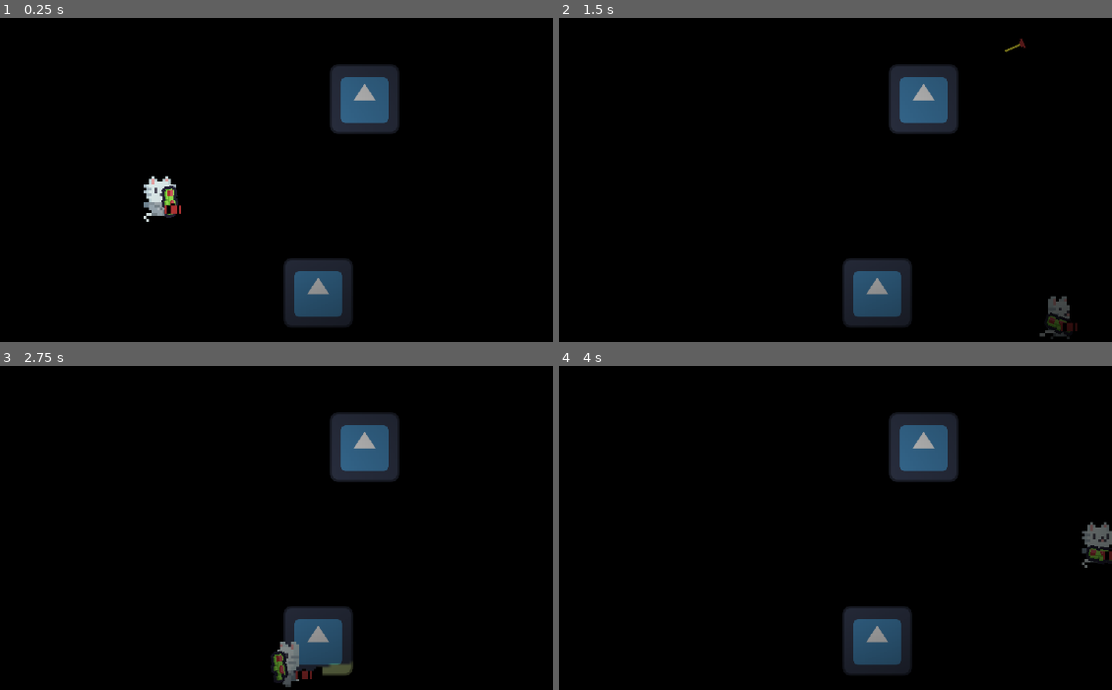
Above: before the commit, frames 1-4 (two rows, left to right).
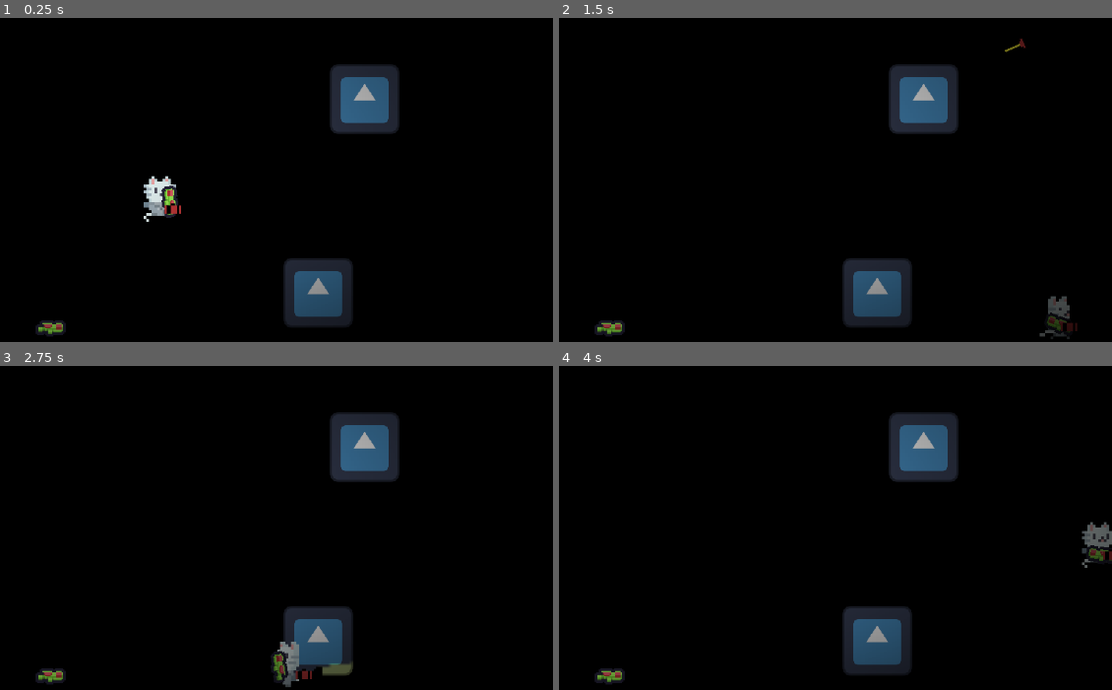
Above: after the commit, the same moments.

Repository: TLeTu/Jam02-Kitty-Night
Game: Godot game, scene res://Nodes/game.tscn
Two runs of this game, one before a commit and one after it. Both use one fixed random seed, a clock stepped at 60 frames per second and the inputs below. The engine's default icon, where the game draws it, is replaced by a stand-in: a white triangle on a blue panel in a dark square.
Inputs (mouse positions are in pixels of both pictures, inside the frame that each line leads up to):
- Up to frame 1 (0.25 s): no input
- Up to frame 2 (1.5 s): move the mouse to (890, 99) at 0.52 s; hold D (MoveRight) from 0.53 s (still down); click (890, 99) at 0.6 s; tap Space (Jump) at 0.77 s; move the mouse to (559, 144) at 1.27 s; click (559, 144) at 1.35 s
- Up to frame 3 (2.75 s): tap Space (Jump) at 1.52 s; move the mouse to (237, 372) at 2.02 s; release D (MoveRight) at 2.03 s; hold A (MoveLeft) from 2.03 s (still down); click (237, 372) at 2.1 s
- Up to frame 4 (4 s): move the mouse to (680, 557) at 2.77 s; release A (MoveLeft) at 2.78 s; hold D (MoveRight) from 2.78 s (still down); click (680, 557) at 2.85 s; tap Space (Jump) at 3.02, 3.77 s; move the mouse to (957, 534) at 3.52 s; click (957, 534) at 3.6 s

The runs differ from the first frame. In frame 1, 0.2% of the frame differs, in the area x 6-12%, y 93-99%; in frame 2, 0.2%; in frame 3, 0.2%; in frame 4, 0.2%.

Commit message:
Fix vent monster timer logic
Forget to stop timer when push state

Diff:
--- a/Nodes/game.tscn
+++ b/Nodes/game.tscn
@@ -6,6 +6,7 @@
 [ext_resource type="PackedScene" uid="uid://ld67y88nc70g" path="res://Nodes/vent_monster.tscn" id="4_65h8a"]
 [ext_resource type="PackedScene" uid="uid://fe4nciqkjdv1" path="res://Nodes/flash_light.tscn" id="5_y4ngv"]
 [ext_resource type="Texture2D" uid="uid://vgn16yrbwnii" path="res://Sprites/black.png" id="6_0txx3"]
+[ext_resource type="PackedScene" uid="uid://cgs8fomjtofol" path="res://Nodes/gun_pickup.tscn" id="7_jlykt"]
 
 [sub_resource type="WorldBoundaryShape2D" id="WorldBoundaryShape2D_cduvv"]
 
@@ -85,3 +86,6 @@
 position = Vector2(-72, 7.49999)
 scale = Vector2(6.96875, 2.85938)
 texture = SubResource("GradientTexture2D_lytcl")
+
+[node name="gun_pickup" parent="." instance=ExtResource("7_jlykt")]
+position = Vector2(-40, 76)
--- /dev/null
+++ b/Nodes/gun_pickup.tscn
@@ -0,0 +1,22 @@
+[gd_scene load_steps=4 format=3 uid="uid://cgs8fomjtofol"]
+
+[ext_resource type="Script" path="res://_Scripts/Unit/GunPickup.gd" id="1_oyhl4"]
+[ext_resource type="Texture2D" uid="uid://dw6u4ptm6pal1" path="res://Sprites/28.png" id="1_w0d0g"]
+
+[sub_resource type="RectangleShape2D" id="RectangleShape2D_ejyf3"]
+size = Vector2(12, 6.5)
+
+[node name="gun_pickup" type="Area2D"]
+collision_layer = 2
+script = ExtResource("1_oyhl4")
+
+[node name="Sprite2D" type="Sprite2D" parent="."]
+scale = Vector2(0.5, 0.5)
+texture = ExtResource("1_w0d0g")
+
+[node name="CollisionShape2D" type="CollisionShape2D" parent="."]
+position = Vector2(0, -0.25)
+shape = SubResource("RectangleShape2D_ejyf3")
+
+[connection signal="body_entered" from="." to="." method="_on_body_entered"]
+[connection signal="body_exited" from="." to="." method="_on_body_exited"]
--- /dev/null
+++ b/_Scripts/Unit/GunPickup.gd
@@ -0,0 +1,19 @@
+extends Area2D
+
+var _playerIn = false
+var _player
+
+func _process(delta: float) -> void:
+	if Input.is_action_just_pressed("Pickup") and _playerIn and _player != null:
+		if _player._is_holding_item():
+			print("yes")
+		else:
+			print("no")
+
+func _on_body_entered(body: Node2D) -> void:
+	_playerIn = true
+	_player = body
+
+func _on_body_exited(body: Node2D) -> void:
+	_playerIn = false
+	_player = null
--- a/_Scripts/Unit/Player.gd
+++ b/_Scripts/Unit/Player.gd
@@ -4,8 +4,10 @@
 @export var _runSpeed : float = 130
 @export var _maxJumpVelocity : float  = -300
 @export var _gun: Node2D
+var _isHoldingItem
 
 func _ready() -> void:
+	_isHoldingItem = false
 	if not _gun:
 		get_node("Gun")
 	if not _animation:
@@ -47,3 +49,6 @@
 	if not is_on_floor():
 		_animation.play("Falling")
 		velocity += get_gravity() * delta
+
+func _is_holding_item():
+	return _isHoldingItem
--- a/_Scripts/Unit/VentMonster.gd
+++ b/_Scripts/Unit/VentMonster.gd
@@ -29,9 +29,11 @@
 	if currentState.get_name() == "Knocking":
 		print("Pushed monster back")
 		currentState._transitioned.emit(currentState, "Hiding")
+		_knockingTimer.stop()
 	if currentState.get_name() == "Entering":
 		print("Pushed monster back")
 		currentState._transitioned.emit(currentState, "Knocking")
+		_enteringTimer.stop()
 
 func _on_hiding_timer_timeout() -> void:
 	currentState._transitioned.emit(currentState, "Knocking")
--- a/project.godot
+++ b/project.godot
@@ -39,7 +39,17 @@
 }
 Reload={
 "deadzone": 0.5,
-"events": [Object(InputEventMouseButton,"resource_local_to_scene":false,"resource_name":"","device":-1,"window_id":0,"alt_pressed":false,"shift_pressed":false,"ctrl_pressed":false,"meta_pressed":false,"button_mask":0,"position":Vector2(0, 0),"global_position":Vector2(0, 0),"factor":1.0,"button_index":2,"canceled":false,"pressed":false,"double_click":false,"script":null)
+"events": [Object(InputEventKey,"resource_local_to_scene":false,"resource_name":"","device":-1,"window_id":0,"alt_pressed":false,"shift_pressed":false,"ctrl_pressed":false,"meta_pressed":false,"pressed":false,"keycode":0,"physical_keycode":70,"key_label":0,"unicode":102,"location":0,"echo":false,"script":null)
+]
+}
+Pickup={
+"deadzone": 0.5,
+"events": [Object(InputEventKey,"resource_local_to_scene":false,"resource_name":"","device":-1,"window_id":0,"alt_pressed":false,"shift_pressed":false,"ctrl_pressed":false,"meta_pressed":false,"pressed":false,"keycode":0,"physical_keycode":70,"key_label":0,"unicode":70,"location":0,"echo":false,"script":null)
+]
+}
+Drop={
+"deadzone": 0.5,
+"events": [Object(InputEventKey,"resource_local_to_scene":false,"resource_name":"","device":-1,"window_id":0,"alt_pressed":false,"shift_pressed":false,"ctrl_pressed":false,"meta_pressed":false,"pressed":false,"keycode":0,"physical_keycode":70,"key_label":0,"unicode":70,"location":0,"echo":false,"script":null)
 ]
 }
 
Not shown: 1 places in Nodes/game.tscn that only renumber resources
